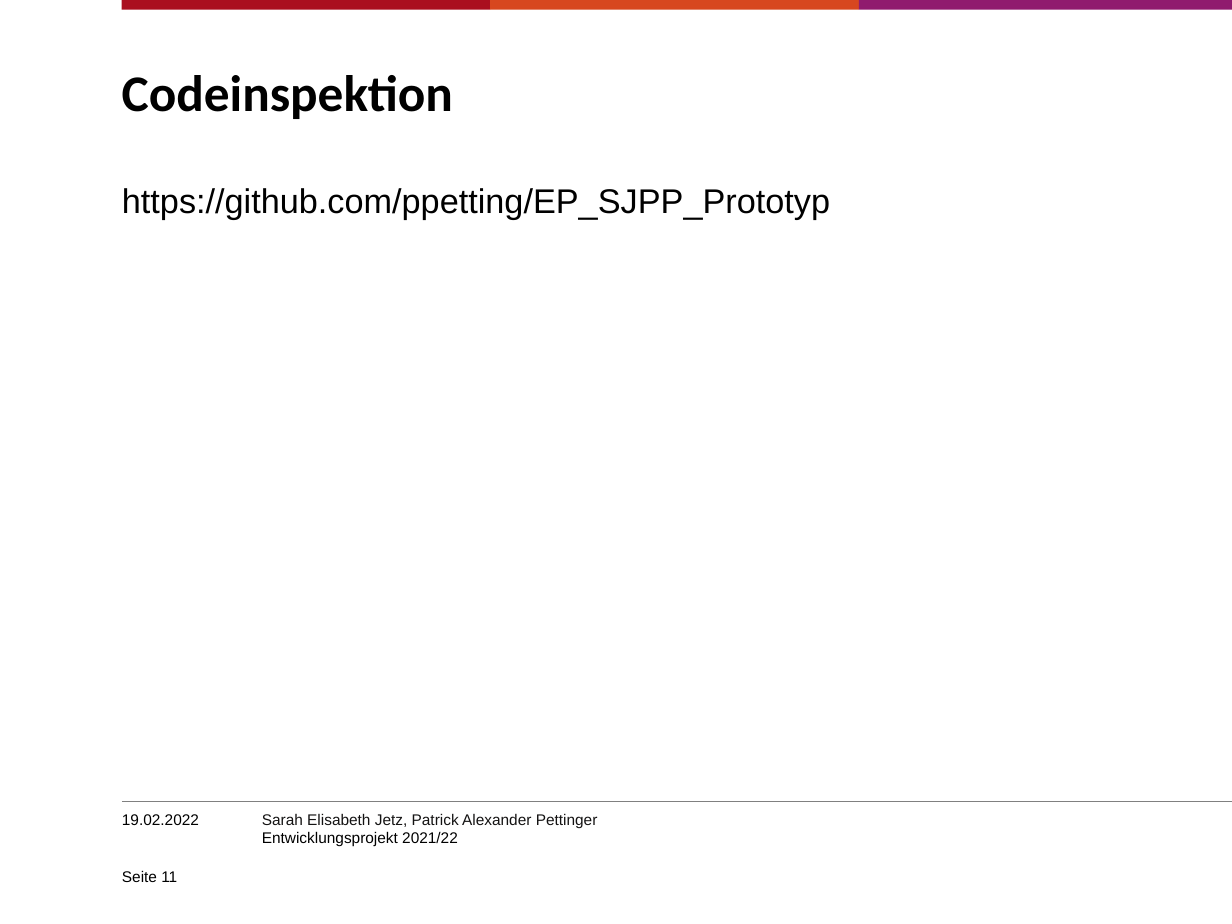
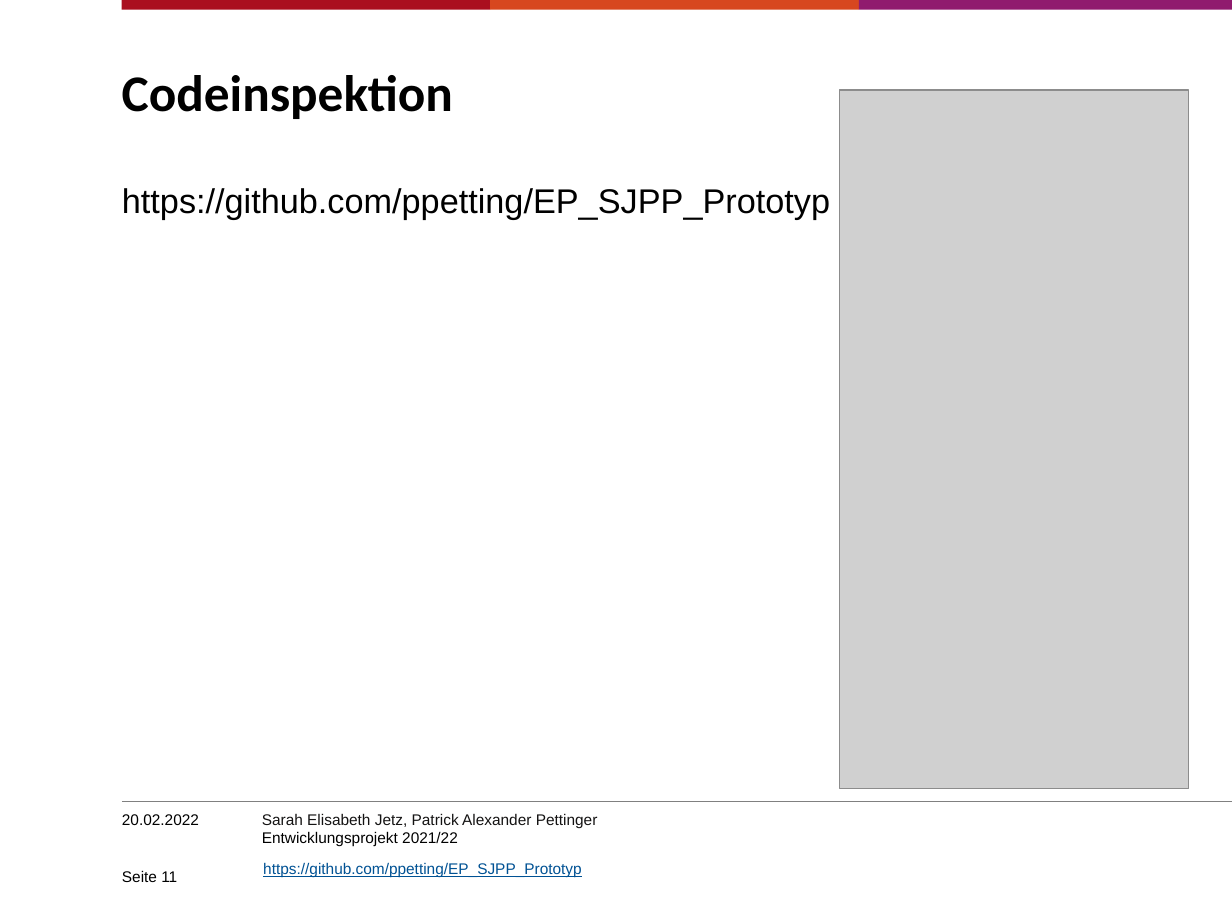
Before and after one commit to SJetz/EPWS2122JetzPettinger, a slide deck: slide 11 of Artefakte/Audit 4/Entwicklungsprojekt202122_PettingerJetz.pptx. Drawn at 1232x924 pixels with LibreOffice and Linux fonts; fonts in the diff are those of the drawing; grey boxes stand for pictures; background and template pictures are left out. Boxes give left, top, right and bottom in pixels: in the first picture for what was removed or moved away, otherwise in the second. Text is boxed around its words. In the diff, an @@ line names an element or a change of style, - is before the commit and + after.

```diff
--- a/Artefakte/Audit 4/Entwicklungsprojekt202122_PettingerJetz.pptx
+++ b/Artefakte/Audit 4/Entwicklungsprojekt202122_PettingerJetz.pptx
@@ picture added at <box>840,90,1190,788</box> @@
@@ text at <box>122,814,199,825</box>: text changed @@
-19.02.2022
+20.02.2022
@@ text added at <box>263,862,581,878</box>, 9 pt, text #005294, underline @@
+https://github.com/ppetting/EP_SJPP_Prototyp
```
Also in this commit, not shown: 13 other slides changed.
